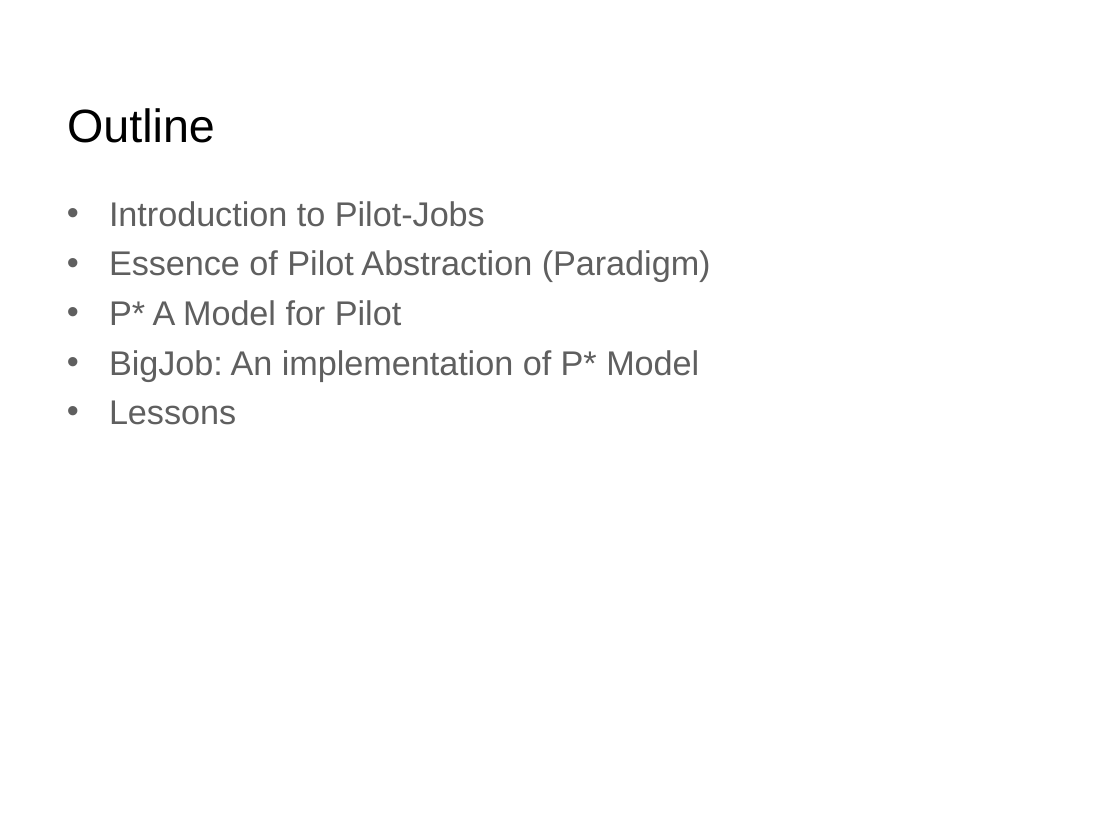
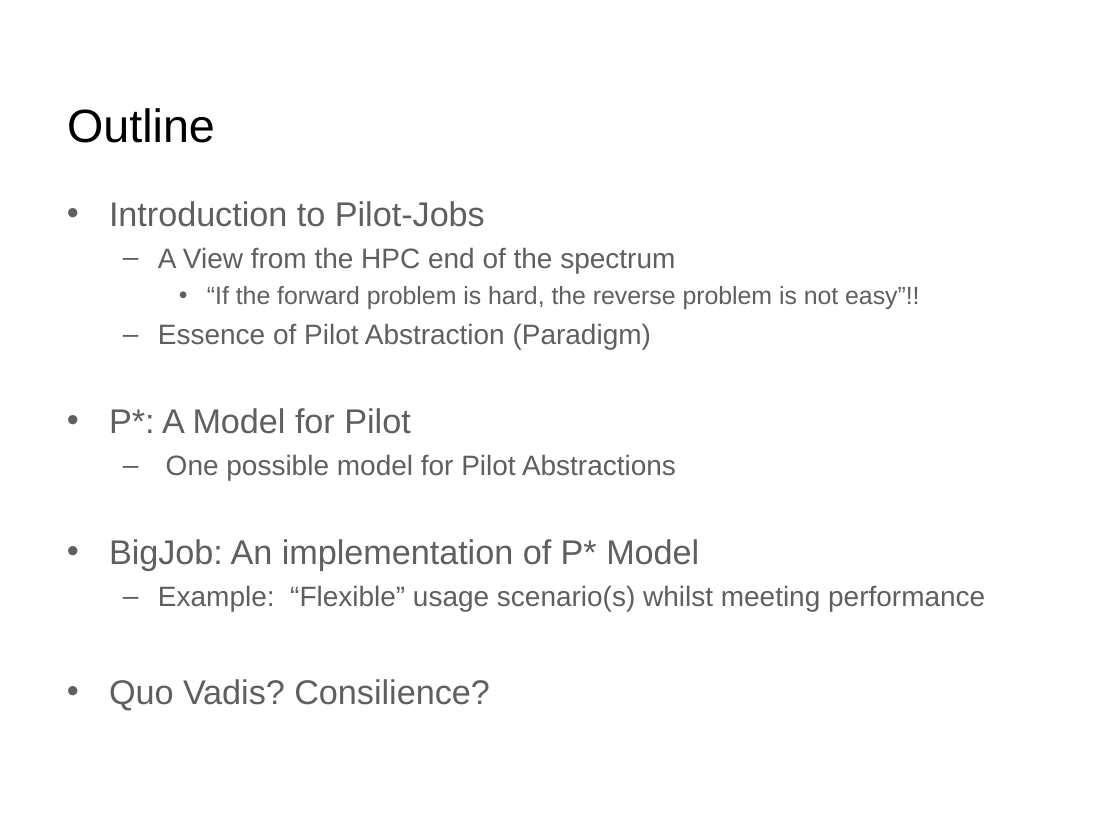
Before and after one commit to saga-project/presentations, a slide deck: slide 2 of bnl-pstar.ppt. Drawn at 1120x840 pixels with LibreOffice and Linux fonts; fonts in the diff are those of the drawing; background and template pictures are left out. Boxes give left, top, right and bottom in pixels: in the first picture for what was removed or moved away, otherwise in the second. Text is boxed around its words. In the diff, an @@ line names an element or a change of style, - is before the commit and + after.

```diff
--- a/bnl-pstar.ppt
+++ b/bnl-pstar.ppt
@@ text at box(158, 247, 919, 309): paragraphs added @@
+  – A View from the HPC end of the spectrum
+    • “If the forward problem is hard, the reverse problem is not easy”!!
@@ text at box(158, 323, 651, 350): size 22 to 18 pt in "Essence of Pilot Abstraction (Paradigm)"; bullet • to –; list level 1 to 2 in "Essence of Pilot Abstraction (Paradigm)" @@
@@ text at box(109, 408, 676, 480): text changed; size 22 to 18 pt @@
-• P* A Model for Pilot
+• P*: A Model for Pilot
+  – One possible model for Pilot Abstractions
@@ text at box(109, 585, 985, 711): text changed; size 22 to 18 pt @@
-• Lessons
+  – Example: “Flexible” usage scenario(s) whilst meeting performance
+• Quo Vadis? Consilience?
```
Also in this commit, not shown: 3 other slides changed, 1 slide added, 1 slide removed.
